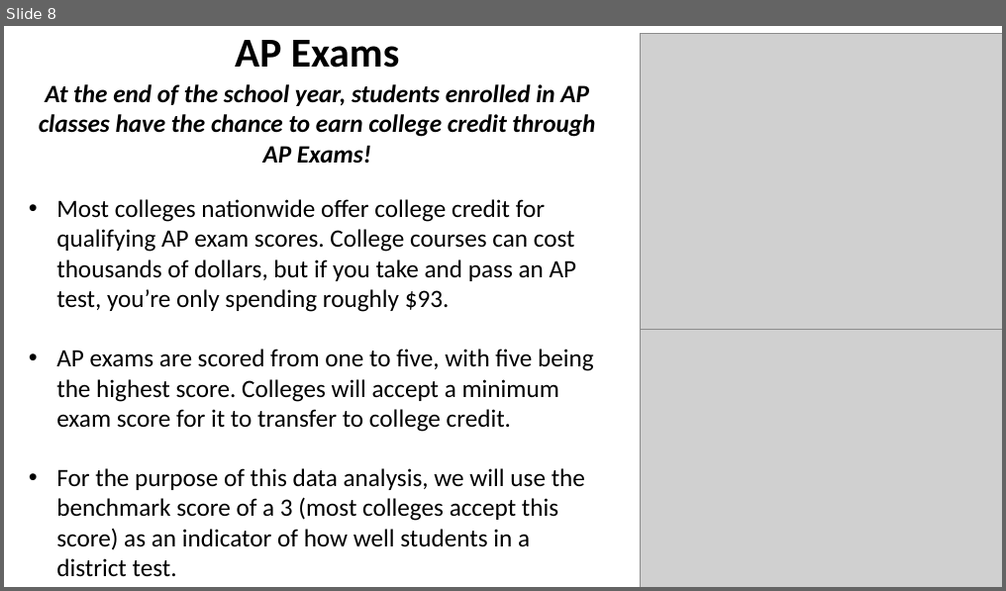
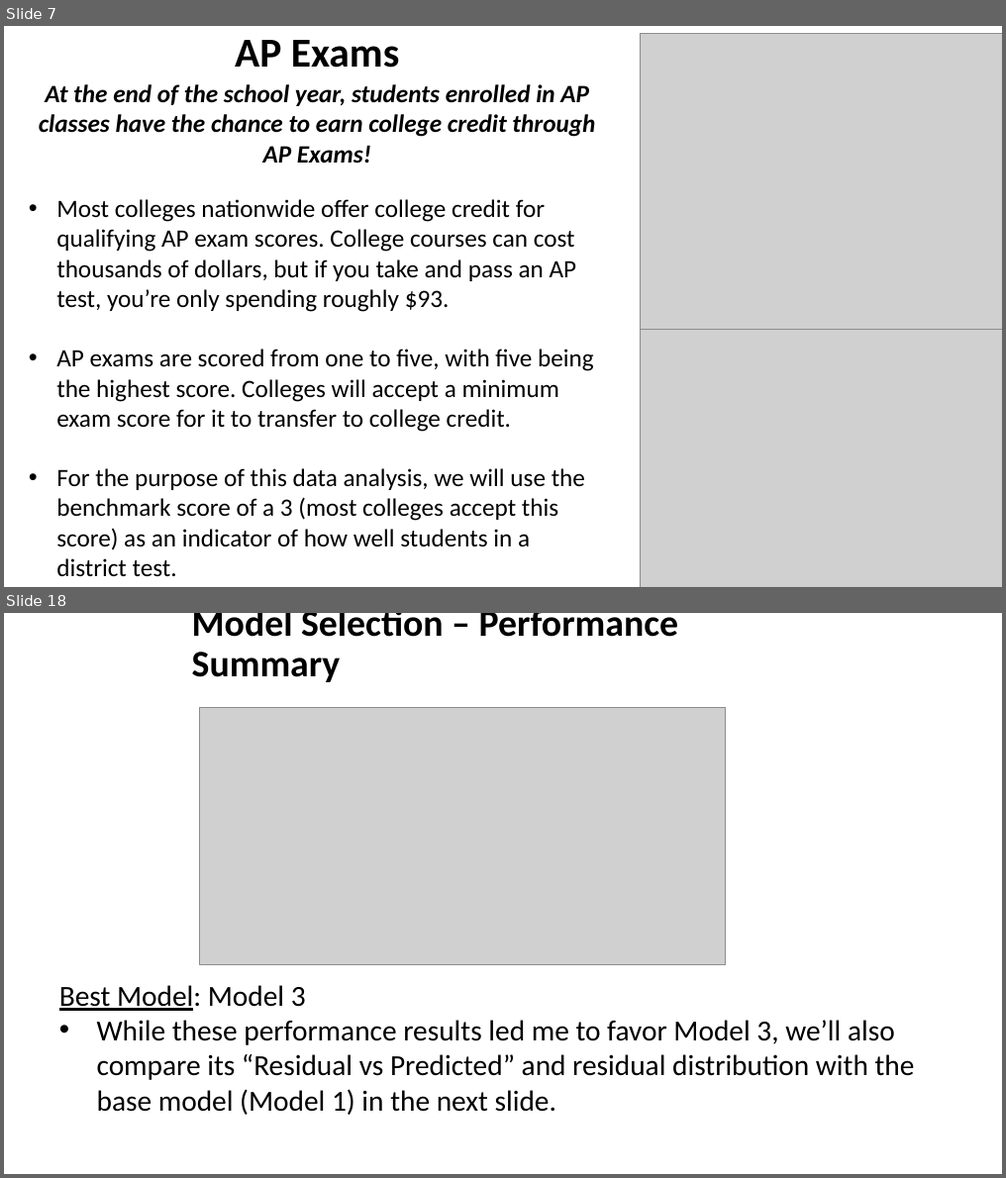
Before and after one commit to RachidRezzik/Texas_GradPercent_Predictor, a slide deck: TexasDistrictForecast.pptx. Shown one above the other, each under a label of ours: slide 8 before the commit, slides 7 and 18 after it; the slides between them are not shown. The pictures are 1006x591 and 1006x1178 pixels, drawn with LibreOffice and Linux fonts; fonts in the diff are those of the drawing; grey boxes stand for pictures. Boxes give left, top, right and bottom in pixels: in the first picture for what was removed or moved away, otherwise in the second. Text is boxed around its words. In the diff, an @@ line names an element or a change of style, - is before the commit and + after.

```diff
--- a/TexasDistrictForecast.pptx
+++ b/TexasDistrictForecast.pptx
@@ slide 18 added at (4,613,1002,1174), background #FFFFFF @@
@@ title added at (192,613,679,682), 36 pt, text #000000, bold @@
+Model Selection – Performance Summary
@@ picture added at (199,707,726,964) @@
@@ text added at (59,985,915,1115), 28 pt, text #000000 @@
+Best Model: Model 3
+• While these performance results led me to favor Model 3, we’ll also compare its “Residual vs Predicted” and residual distribution with the base model (Model 1) in the next slide.
@@ what was slide 8 is now slide 7 @@
```
Also in this commit, not shown: 7 slides changed, 13 other slides added, 3 slides removed, 3 other files.
